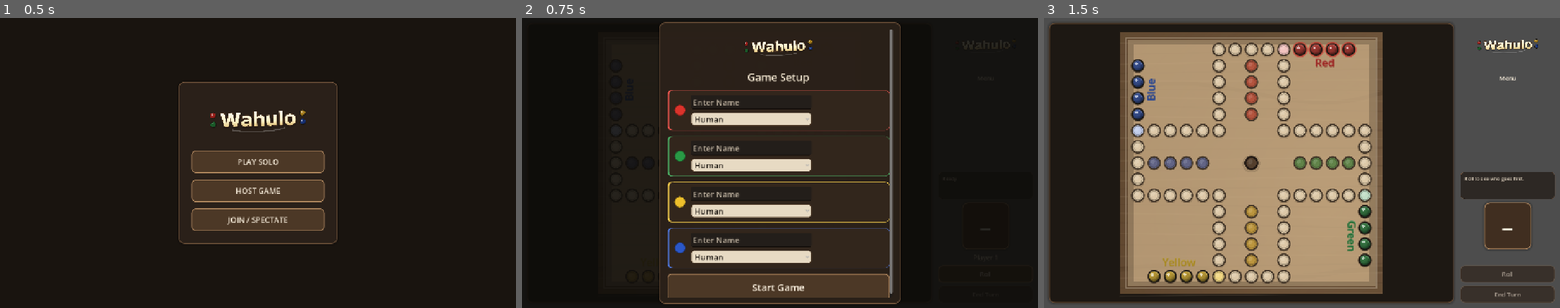
Above: before the commit, frames 1-3 (left to right).
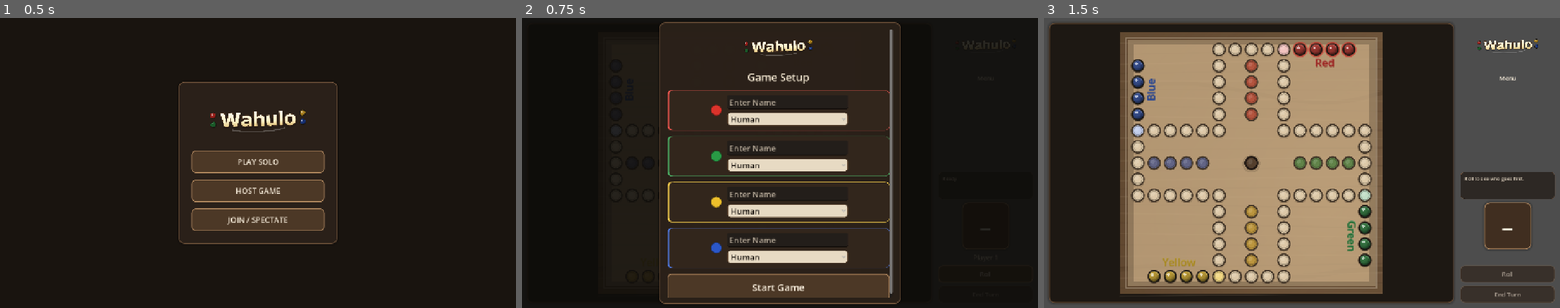
Above: after the commit, the same moments.

Repository: ItsTheMcCoy/wahoo-app
Game: Godot game, scene res://scenes/HomeScreen.tscn
The game is run twice, just before and just after one commit, with the same random seed, the same clock (stepped at 60 frames per second) and the same inputs.
Inputs:
- Up to frame 1 (0.5 s): no input
- Up to frame 2 (0.75 s): click "PLAY SOLO" at 0.5 s
- Up to frame 3 (1.5 s): click "Start Game" at 1.25 s

Frame 1 is identical in both runs. In frame 2, 4.0% of the frame differs, in the area x 29-64%, y 28-85%; in frame 3, nothing differs.

Commit message:
Horizontally center circle + fields group within each player card
Set alignment=1 (ALIGNMENT_CENTER) on each PlayerCard{N}Inner
HBoxContainer and shrink the RightCol to content width so the
dot + name + dropdown group is centered in the card rather than
pinned to the left.

Co-Authored-By: Claude Sonnet 4.6 <noreply@anthropic.com>

Diff:
--- a/godot/scenes/Main.tscn
+++ b/godot/scenes/Main.tscn
@@ -242,6 +242,7 @@
 
 [node name="PlayerCard0Inner" type="HBoxContainer" parent="SetupOverlay/SetupPanel/SetupScroll/SetupContent/PlayerCard0"]
 layout_mode = 2
+alignment = 1
 theme_override_constants/separation = 14
 
 [node name="Seat0Dot" type="Control" parent="SetupOverlay/SetupPanel/SetupScroll/SetupContent/PlayerCard0/PlayerCard0Inner"]
@@ -251,7 +252,7 @@
 
 [node name="Seat0RightCol" type="VBoxContainer" parent="SetupOverlay/SetupPanel/SetupScroll/SetupContent/PlayerCard0/PlayerCard0Inner"]
 layout_mode = 2
-size_flags_horizontal = 3
+size_flags_horizontal = 0
 theme_override_constants/separation = 8
 
 [node name="Seat0Name" type="LineEdit" parent="SetupOverlay/SetupPanel/SetupScroll/SetupContent/PlayerCard0/PlayerCard0Inner/Seat0RightCol"]
@@ -275,6 +276,7 @@
 
 [node name="PlayerCard1Inner" type="HBoxContainer" parent="SetupOverlay/SetupPanel/SetupScroll/SetupContent/PlayerCard1"]
 layout_mode = 2
+alignment = 1
 theme_override_constants/separation = 14
 
 [node name="Seat1Dot" type="Control" parent="SetupOverlay/SetupPanel/SetupScroll/SetupContent/PlayerCard1/PlayerCard1Inner"]
@@ -284,7 +286,7 @@
 
 [node name="Seat1RightCol" type="VBoxContainer" parent="SetupOverlay/SetupPanel/SetupScroll/SetupContent/PlayerCard1/PlayerCard1Inner"]
 layout_mode = 2
-size_flags_horizontal = 3
+size_flags_horizontal = 0
 theme_override_constants/separation = 8
 
 [node name="Seat1Name" type="LineEdit" parent="SetupOverlay/SetupPanel/SetupScroll/SetupContent/PlayerCard1/PlayerCard1Inner/Seat1RightCol"]
@@ -308,6 +310,7 @@
 
 [node name="PlayerCard2Inner" type="HBoxContainer" parent="SetupOverlay/SetupPanel/SetupScroll/SetupContent/PlayerCard2"]
 layout_mode = 2
+alignment = 1
 theme_override_constants/separation = 14
 
 [node name="Seat2Dot" type="Control" parent="SetupOverlay/SetupPanel/SetupScroll/SetupContent/PlayerCard2/PlayerCard2Inner"]
@@ -317,7 +320,7 @@
 
 [node name="Seat2RightCol" type="VBoxContainer" parent="SetupOverlay/SetupPanel/SetupScroll/SetupContent/PlayerCard2/PlayerCard2Inner"]
 layout_mode = 2
-size_flags_horizontal = 3
+size_flags_horizontal = 0
 theme_override_constants/separation = 8
 
 [node name="Seat2Name" type="LineEdit" parent="SetupOverlay/SetupPanel/SetupScroll/SetupContent/PlayerCard2/PlayerCard2Inner/Seat2RightCol"]
@@ -341,6 +344,7 @@
 
 [node name="PlayerCard3Inner" type="HBoxContainer" parent="SetupOverlay/SetupPanel/SetupScroll/SetupContent/PlayerCard3"]
 layout_mode = 2
+alignment = 1
 theme_override_constants/separation = 14
 
 [node name="Seat3Dot" type="Control" parent="SetupOverlay/SetupPanel/SetupScroll/SetupContent/PlayerCard3/PlayerCard3Inner"]
@@ -350,7 +354,7 @@
 
 [node name="Seat3RightCol" type="VBoxContainer" parent="SetupOverlay/SetupPanel/SetupScroll/SetupContent/PlayerCard3/PlayerCard3Inner"]
 layout_mode = 2
-size_flags_horizontal = 3
+size_flags_horizontal = 0
 theme_override_constants/separation = 8
 
 [node name="Seat3Name" type="LineEdit" parent="SetupOverlay/SetupPanel/SetupScroll/SetupContent/PlayerCard3/PlayerCard3Inner/Seat3RightCol"]
Not shown, changed: godot/build/web/index.html
Not shown, changed: godot/build/web/index.pck
